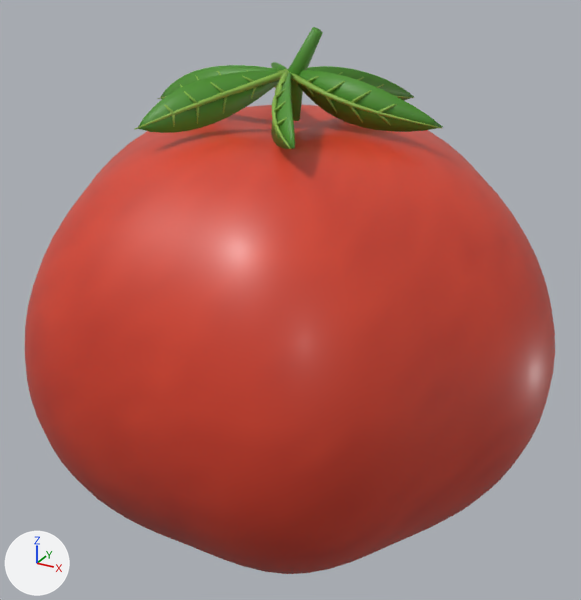
What one commit did to the Blender file typeslasher-garden.blend.
Before and after are seen from a 50 mm camera at (1.251, -2.266, 1.22) aimed at (0.008, -0.004, 0.089). Arrows for +X, +Y and +Z are at lower left; the lights stay in place. The older version comes first.

Names of what the first picture shows: 'food_tomato Leaf green', 'food_tomato Leaf vein', 'food_tomato Painted garden sculpted skin'.
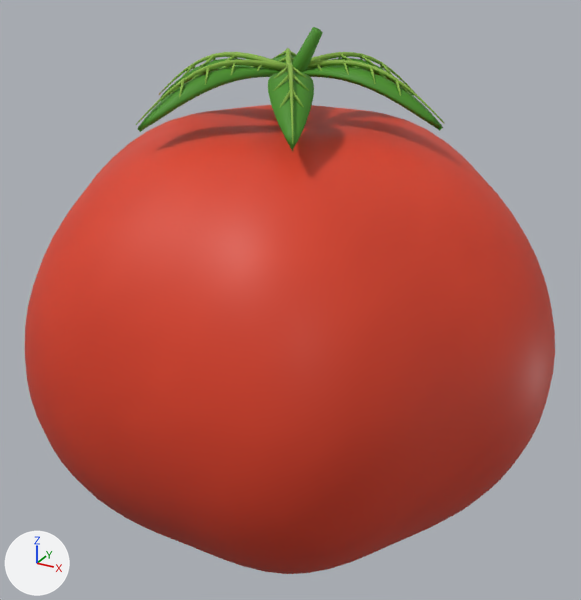
Where the change shows, as pixel boxes (x1, y1, x2, y2) in the pictures (581 x 600 px; the box of a moved part takes in the faces that stretch with it):
'food_tomato Painted garden sculpted skin', surface changed: (27, 105, 551, 474) in both
'food_tomato Leaf green', surface changed, reshaped: before (138, 27, 443, 149); after (137, 27, 443, 151)
'food_tomato Leaf vein', reshaped (17% taller): before (135, 67, 442, 149); after (136, 48, 444, 144)
part 1 of me_curved_botanical_stem_001, moved or reshaped: before (138, 62, 443, 149); after (137, 55, 443, 151)
part 2 of me_curved_botanical_stem, moved or reshaped (not visible afterwards): before (326, 81, 345, 93)
part 3 of me_curved_botanical_stem, moved or reshaped: before (326, 97, 337, 113); after (343, 62, 349, 75)
part 4 of me_curved_botanical_stem, moved or reshaped: before (350, 90, 372, 103); after (374, 71, 389, 80)
part 5 of me_curved_botanical_stem, moved or reshaped: before (349, 106, 363, 123); after (370, 67, 375, 84)
part 6 of me_curved_botanical_stem, moved or reshaped: before (378, 104, 397, 113); after (398, 79, 410, 94)
part 7 of me_curved_botanical_stem, moved or reshaped: before (377, 114, 391, 126); after (395, 79, 401, 96)
part 8 of me_curved_botanical_stem, moved or reshaped (not visible before): after (273, 66, 288, 79)
part 9 of me_curved_botanical_stem, moved or reshaped: before (223, 97, 227, 114); after (231, 62, 236, 75)
part 10 of me_curved_botanical_stem, moved or reshaped (not visible before): after (198, 56, 214, 69)
part 11 of me_curved_botanical_stem, moved or reshaped: before (135, 67, 442, 149); after (136, 48, 444, 144)

The change, as a list of edits to the scene's bpy script:
```text
Change mat_leaf_green:
    add mat_leaf_green.specular_ior_level = 0.3
Change mat_painted_garden_sculpted_skin:
    where n0 = _N.new('ShaderNodeBsdfPrincipled'); n0.name = 'Principled BSDF'
    remove n0.inputs[2].default_value = 0.43  # 'Roughness'
    n0.inputs[19].default_value: 0.1 -> 0.045  # 'Coat Weight'
    n0.inputs[20].default_value: 0.25 -> 0.38  # 'Coat Roughness'
    add n0.inputs[13].default_value = 0.3  # 'Specular IOR Level'
Change me_curved_botanical_stem_001:
    used by ob_food_tomato_leaf_green; parent = ob_food_tomato; location = (0.0, 0.0, 0.0)
    remove me_curved_botanical_stem_001.from_pydata(...)  # 468 vertices, 474 faces; spans x -0.51..0.51, y -0.442..0.445, z 0.713..1.0
    add me_curved_botanical_stem_001.from_pydata(...)  # 468 vertices, 474 faces; spans x -0.51..0.51, y -0.442..0.442, z 0.713..1.0
    me_curved_botanical_stem_001 part 1: 432 of 468 vertices moved; they spanned x -0.507..0.507, y -0.435..0.445, z 0.722..0.878 and now span x -0.501..0.501, y -0.435..0.435, z 0.729..0.891; mean shift (0.0, 0.042, 0.037); largest move (-0.1, 0.157, 0.741) -> (-0.191, 0.201, 0.863)
Change me_curved_botanical_stem:
    used by ob_food_tomato_leaf_vein; parent = ob_food_tomato; location = (0.0, 0.0, 0.0)
    remove me_curved_botanical_stem.from_pydata(...)  # 774 vertices, 660 faces; spans x -0.511..0.511, y -0.455..0.43, z 0.731..0.872
    add me_curved_botanical_stem.from_pydata(...)  # 774 vertices, 660 faces; spans x -0.514..0.514, y -0.445..0.445, z 0.75..0.911
    me_curved_botanical_stem part 2: the loose piece of 8 vertices spanning x 0.167..0.225, y -0.09..-0.063, z 0.815..0.86 is multiplied about its middle by the matrix ((0.215, -0.388, 0.896), (0.399, 0.872, 0.282), (-0.891, 0.297, 0.342)), then moved by (0.012, 0.099, 0.05)
    me_curved_botanical_stem part 3: the loose piece of 8 vertices spanning x 0.165..0.203, y -0.09..-0.063, z 0.761..0.823 is multiplied about its middle by the matrix ((0.709, 0.704, -0.035), (-0.42, 0.463, 0.781), (0.566, -0.539, 0.624)), then moved by (0.022, 0.053, 0.096)
    me_curved_botanical_stem part 4: the loose piece of 8 vertices spanning x 0.252..0.31, y -0.101..-0.063, z 0.795..0.84 is multiplied about its middle by the matrix ((0.084, -0.2, 0.976), (0.247, 0.953, 0.174), (-0.965, 0.226, 0.129)), then moved by (0.013, 0.105, 0.056)
    me_curved_botanical_stem part 5: the loose piece of 8 vertices spanning x 0.25..0.288, y -0.101..-0.063, z 0.741..0.803 is multiplied about its middle by the matrix ((0.778, 0.614, 0.134), (-0.439, 0.378, 0.815), (0.45, -0.693, 0.563)), then moved by (0.023, 0.058, 0.102)
    me_curved_botanical_stem part 6: the loose piece of 8 vertices spanning x 0.337..0.392, y -0.089..-0.042, z 0.775..0.809 is multiplied about its middle by the matrix ((0.091, 0.027, 0.996), (-0.043, 0.999, -0.023), (-0.995, -0.041, 0.092)), then moved by (0.009, 0.083, 0.046)
    me_curved_botanical_stem part 7: the loose piece of 8 vertices spanning x 0.335..0.375, y -0.089..-0.042, z 0.731..0.783 is multiplied about its middle by the matrix ((0.8, 0.509, 0.316), (-0.537, 0.375, 0.756), (0.266, -0.775, 0.574)), then moved by (0.019, 0.047, 0.081)
    me_curved_botanical_stem part 8: the loose piece of 8 vertices spanning x 0.079..0.091, y -0.251..-0.226, z 0.765..0.822 is multiplied about its middle by the matrix ((0.928, -0.481, 0.59), (-0.004, 0.927, 0.762), (-0.761, -0.591, 0.715)), then moved by (-0.003, 0.048, 0.094)
    me_curved_botanical_stem part 9: the loose piece of 8 vertices spanning x -0.091..-0.079, y -0.251..-0.226, z 0.765..0.822 is multiplied about its middle by the matrix ((0.928, 0.481, -0.59), (0.004, 0.927, 0.762), (0.761, -0.591, 0.715)), then moved by (0.003, 0.048, 0.094)
    me_curved_botanical_stem part 10: the loose piece of 8 vertices spanning x -0.288..-0.25, y -0.101..-0.063, z 0.741..0.803 is multiplied about its middle by the matrix ((0.778, -0.614, -0.134), (0.439, 0.378, 0.815), (-0.45, -0.693, 0.563)), then moved by (-0.023, 0.058, 0.102)
    me_curved_botanical_stem part 11: 582 of 774 vertices moved; they spanned x -0.511..0.511, y -0.455..0.43, z 0.734..0.872 and now span x -0.514..0.514, y -0.445..0.445, z 0.75..0.911; mean shift (0.001, 0.065, 0.061); largest move (-0.124, 0.129, 0.797) -> (-0.141, 0.244, 0.897)
    other edits to the shape of me_curved_botanical_stem do not show in these pictures
```
